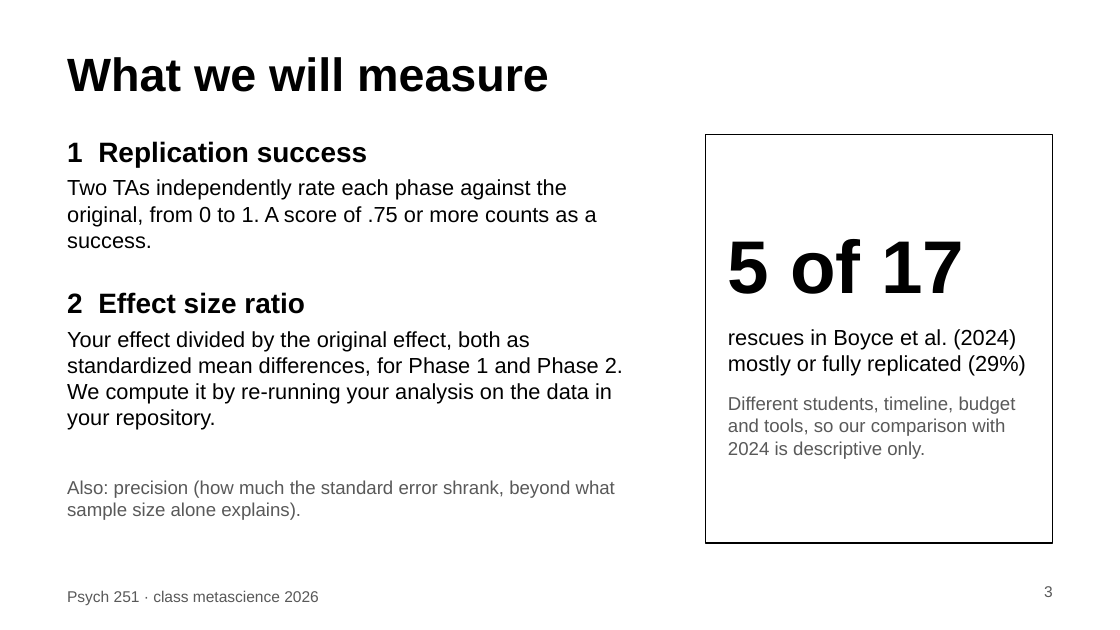
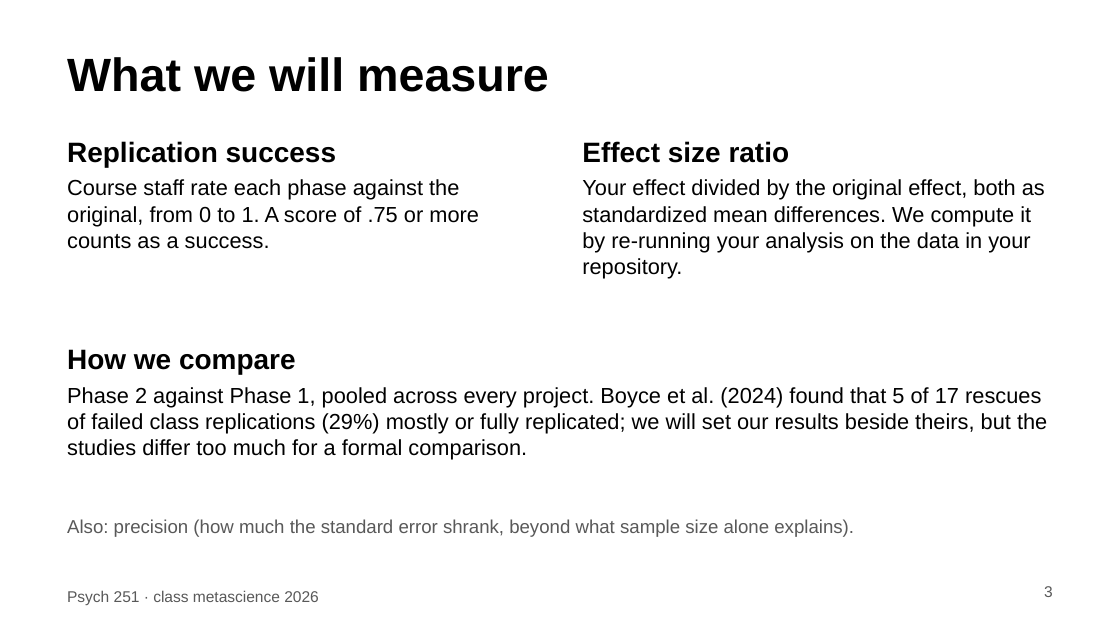
Before and after one commit to psych251/ai-metascience-2026, a slide deck: slide 3 of slides/class-metascience-plan.pptx. Drawn at 1120x630 pixels with LibreOffice and Linux fonts; fonts in the diff are those of the drawing. Boxes give left, top, right and bottom in pixels: in the first picture for what was removed or moved away, otherwise in the second. Text is boxed around its words. In the diff, an @@ line names an element or a change of style, - is before the commit and + after.

```diff
--- a/slides/class-metascience-plan.pptx
+++ b/slides/class-metascience-plan.pptx
@@ text at box(67, 141, 479, 249): text changed @@
-1 Replication success
-Two TAs independently rate each phase against the original, from 0 to 1. A score of .75 or more counts as a success.
+Replication success
+Course staff rate each phase against the original, from 0 to 1. A score of .75 or more counts as a success.
@@ text at box(582, 141, 1045, 279): text changed @@
-2 Effect size ratio
-Your effect divided by the original effect, both as standardized mean differences, for Phase 1 and Phase 2. We compute it by re-running your analysis on the data in your repository.
+Effect size ratio
+Your effect divided by the original effect, both as standardized mean differences. We compute it by re-running your analysis on the data in your repository.
@@ rectangle removed at box(706, 134, 1053, 543) @@
@@ text removed at box(728, 239, 1026, 459) @@
-5 of 17
-rescues in Boyce et al. (2024) mostly or fully replicated (29%)
-Different students, timeline, budget and tools, so our comparison with 2024 is descriptive only.
@@ text added at box(67, 349, 1047, 460), 14 pt, text #000000 @@
+How we compare
+Phase 2 against Phase 1, pooled across every project. Boyce et al. (2024) found that 5 of 17 rescues of failed class replications (29%) mostly or fully replicated; we will set our results beside theirs, but the studies differ too much for a formal comparison.
@@ text "Also: precision (how much the ..." rewrapped from box(67, 480, 615, 520) to box(67, 519, 854, 537) @@
```
Also in this commit, not shown: 2 other slides changed, 1 slide removed, 2 other files.
